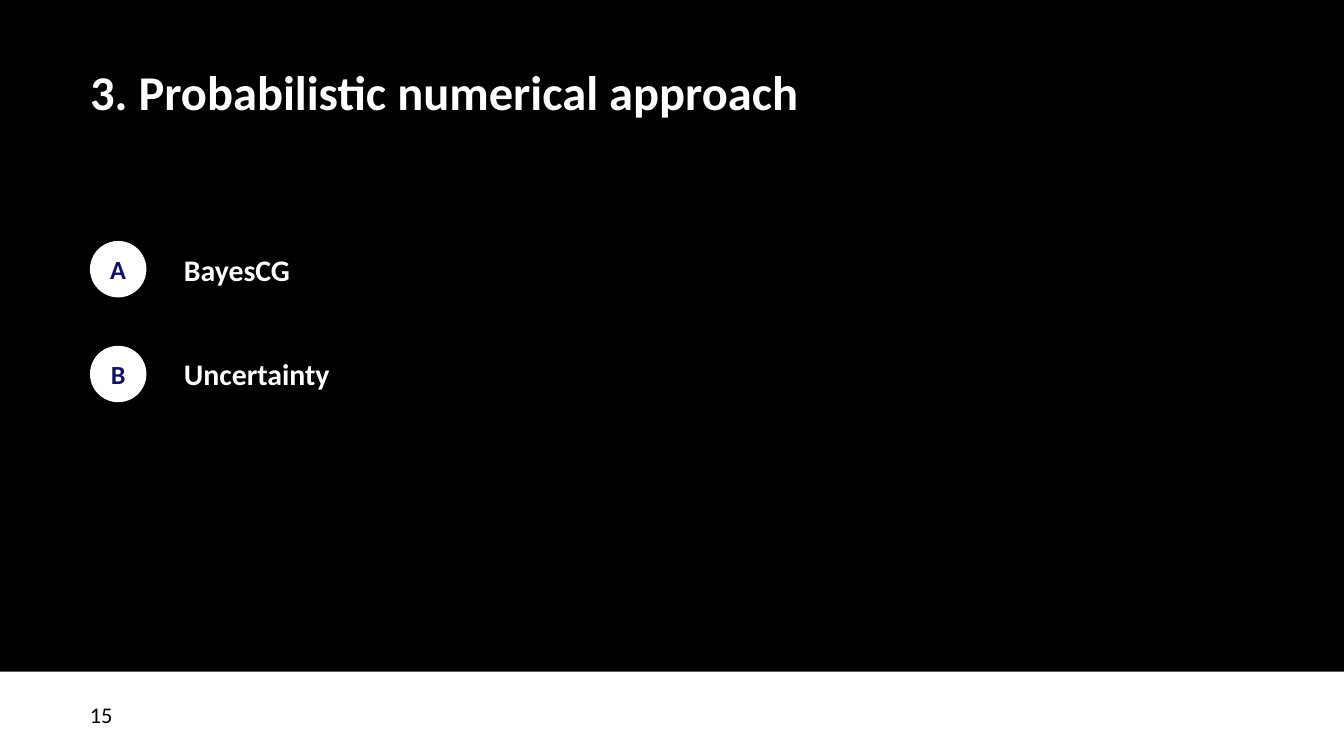
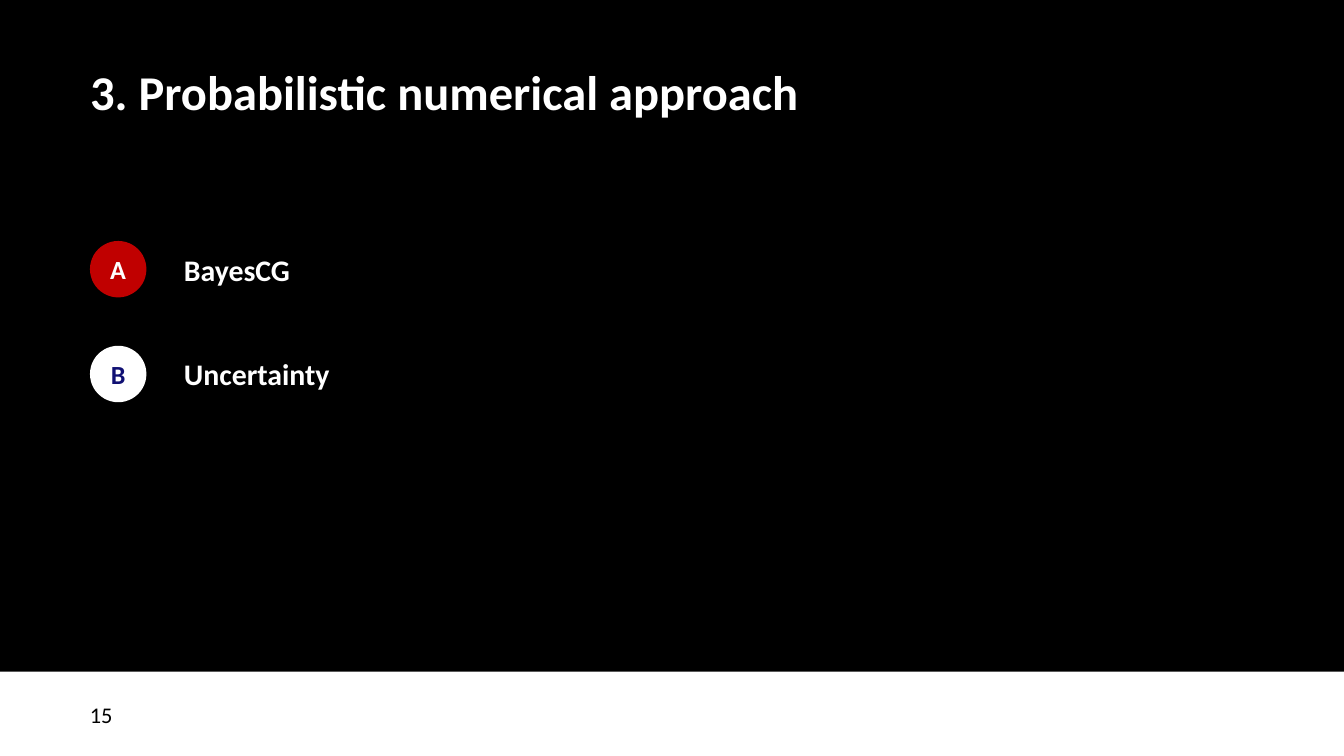
Before and after one commit to biaslab/ProbNum2026-Tutorial, a slide deck: slide 15 of slides/BIASlab-ProbNum2026.pptx. Drawn at 1344x756 pixels with LibreOffice and Linux fonts; fonts in the diff are those of the drawing; background and template pictures are left out. Boxes give left, top, right and bottom in pixels: in the first picture for what was removed or moved away, otherwise in the second. Text is boxed around its words. In the diff, an @@ line names an element or a change of style, - is before the commit and + after.

```diff
--- a/slides/BIASlab-ProbNum2026.pptx
+++ b/slides/BIASlab-ProbNum2026.pptx
@@ ellipse "A" at (90, 241, 146, 297): text colour #101073 to #FFFFFF; fill #FFFFFF to #C00000 @@
```
Also in this commit, not shown: 14 other slides changed, 22 slides added, 9 slides removed, 19 other files.
